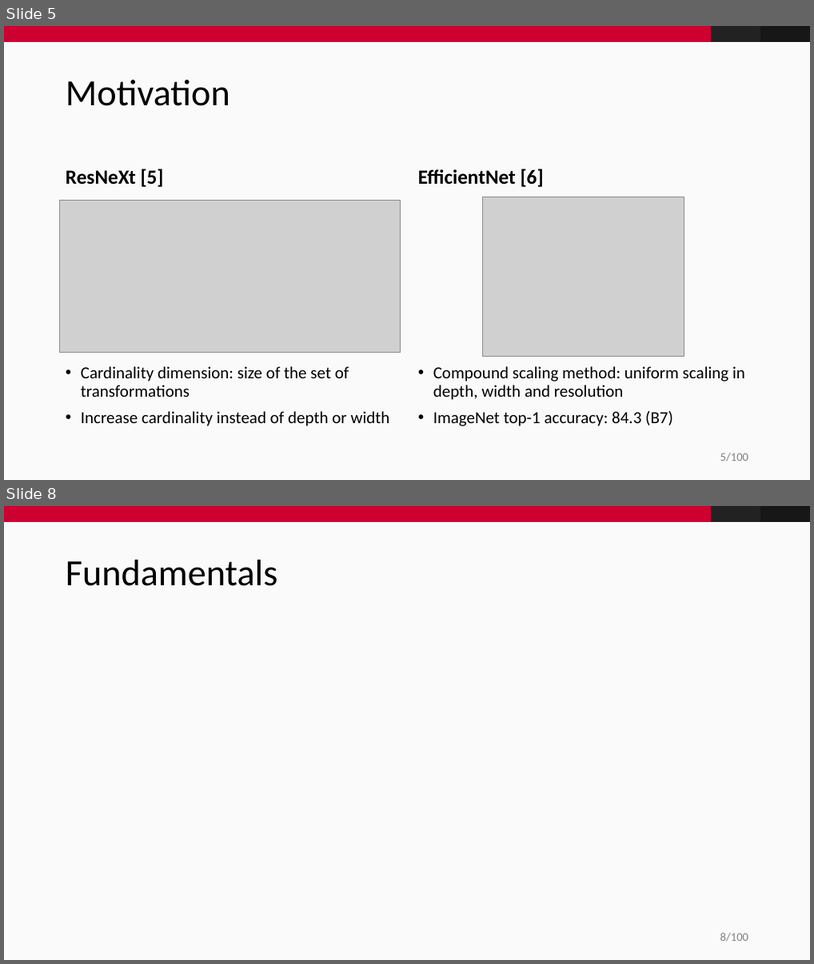
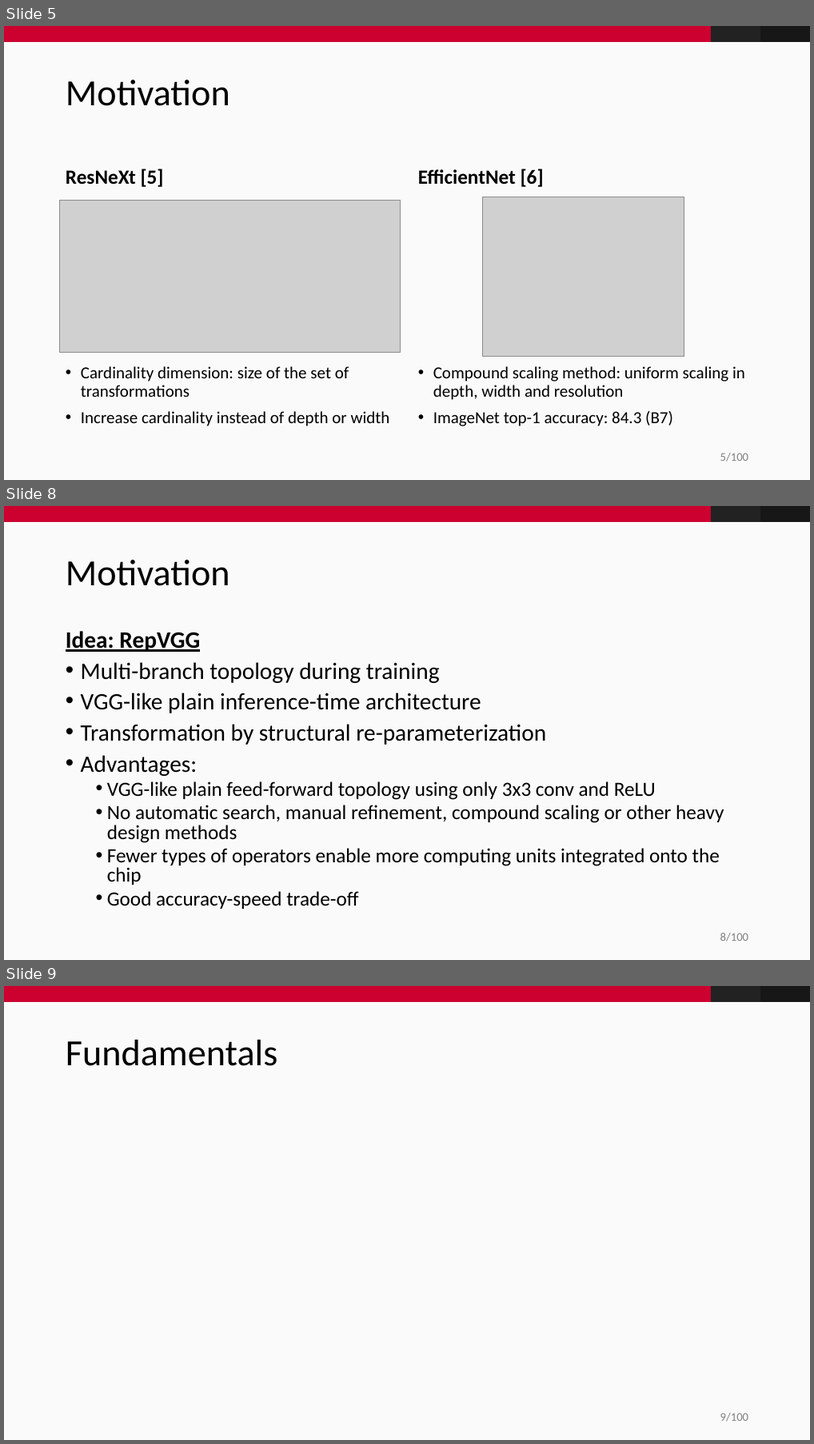
Before and after one commit to fidsusj/CVDL-Seminar, a slide deck: presentation/presentation.pptx. Shown one above the other, each under a label of ours: slides 5 and 8 before the commit, slides 5, 8 and 9 after it; the slides between them are not shown. The pictures are 814x964 and 814x1444 pixels, drawn with LibreOffice and Linux fonts; fonts in the diff are those of the drawing; grey boxes stand for pictures; background and template pictures are left out. Boxes give left, top, right and bottom in pixels: in the first picture for what was removed or moved away, otherwise in the second. Text is boxed around its words. In the diff, an @@ line names an element or a change of style, - is before the commit and + after.

```diff
--- a/presentation/presentation.pptx
+++ b/presentation/presentation.pptx
@@ slide 8 added at (4,506,810,960), background #FAFAFA; not listed: 4 template elements that a slide beside it also shows @@
@@ title added at (66,560,230,586), 44 pt, text #000000 @@
+Motivation
@@ text added at (66,631,724,908), 24 pt, text #000000 @@
+Idea: RepVGG
+• Multi-branch topology during training
+• VGG-like plain inference-time architecture
+• Transformation by structural re-parameterization
+• Advantages:
+  • VGG-like plain feed-forward topology using only 3x3 conv and ReLU
+  • No automatic search, manual refinement, compound scaling or other heavy design methods
+  • Fewer types of operators enable more computing units integrated onto the chip
+  • Good accuracy-speed trade-off
@@ what was slide 8 is now slide 9 @@
@@ page number at (721,1412,749,1421): text changed @@
-8/100
+9/100
```
Also in this commit, not shown: 1 slide changed, 3 other slides added, 1 slide removed.
